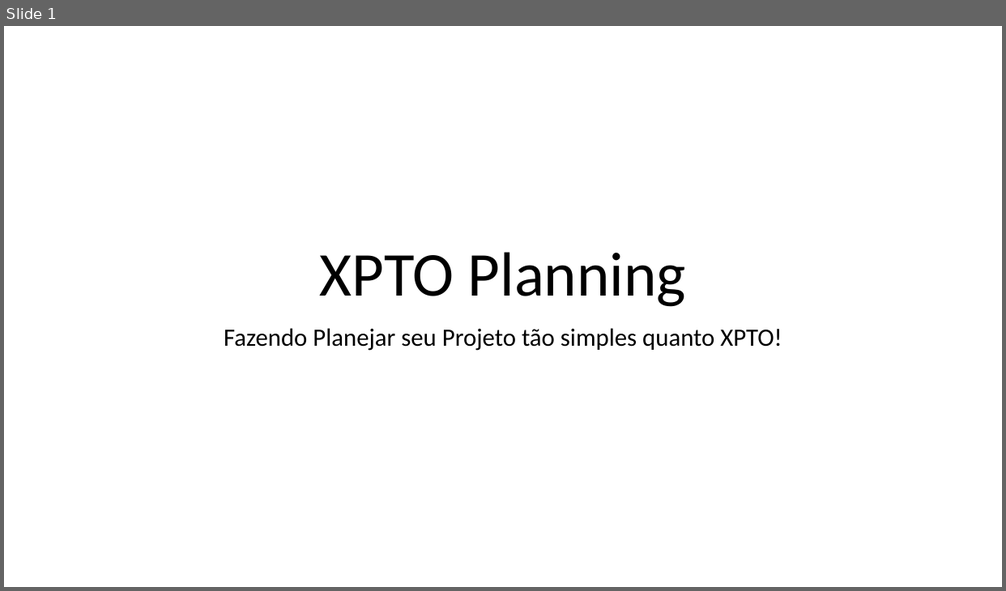
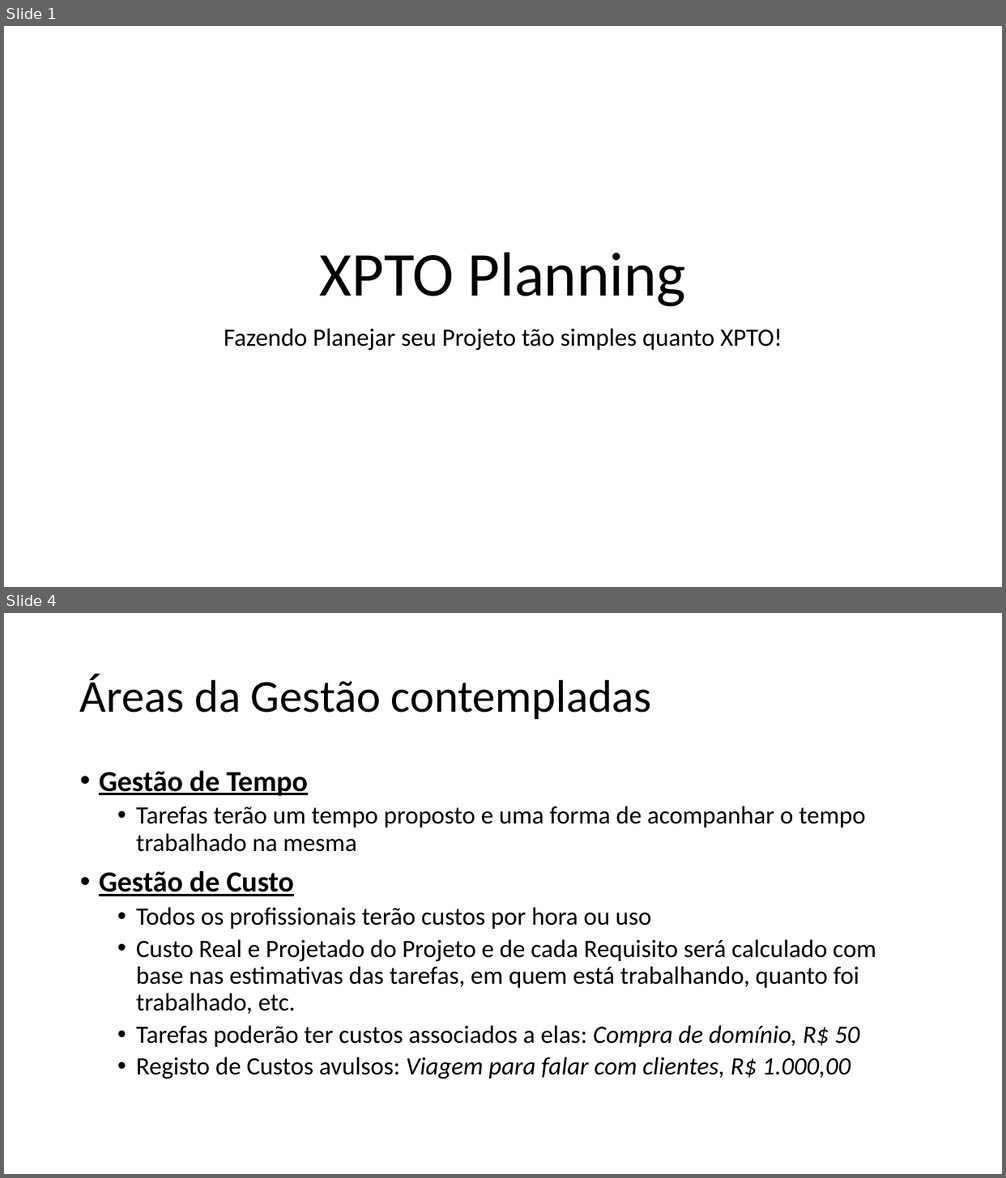
Before and after one commit to g0dkar/talpi, a slide deck: XPTO Planning.pptx. Shown one above the other, each under a label of ours: slide 1 before the commit, slides 1 and 4 after it; the slides between them are not shown. The pictures are 1006x591 and 1006x1178 pixels, drawn with LibreOffice and Linux fonts; fonts in the diff are those of the drawing. Boxes give left, top, right and bottom in pixels: in the first picture for what was removed or moved away, otherwise in the second. Text is boxed around its words. In the diff, an @@ line names an element or a change of style, - is before the commit and + after.

```diff
--- a/XPTO Planning.pptx
+++ b/XPTO Planning.pptx
@@ slide 4 added at bbox=[4, 613, 1002, 1174], background #FFFFFF @@
@@ title added at bbox=[80, 674, 652, 719], 44 pt, text #000000 @@
+Áreas da Gestão contempladas
@@ text added at bbox=[99, 770, 876, 1080], 24 pt, text #000000 @@
+• Gestão de Tempo
+  • Tarefas terão um tempo proposto e uma forma de acompanhar o tempo trabalhado na mesma
+• Gestão de Custo
+  • Todos os profissionais terão custos por hora ou uso
+  • Custo Real e Projetado do Projeto e de cada Requisito será calculado com base nas estimativas das tarefas, em quem está trabalhando, quanto foi trabalhado, etc.
+  • Tarefas poderão ter custos associados a elas: Compra de domínio, R$ 50
+  • Registo de Custos avulsos: Viagem para falar com clientes, R$ 1.000,00
```
Also in this commit, not shown: 9 other slides added, 1 slide removed.
